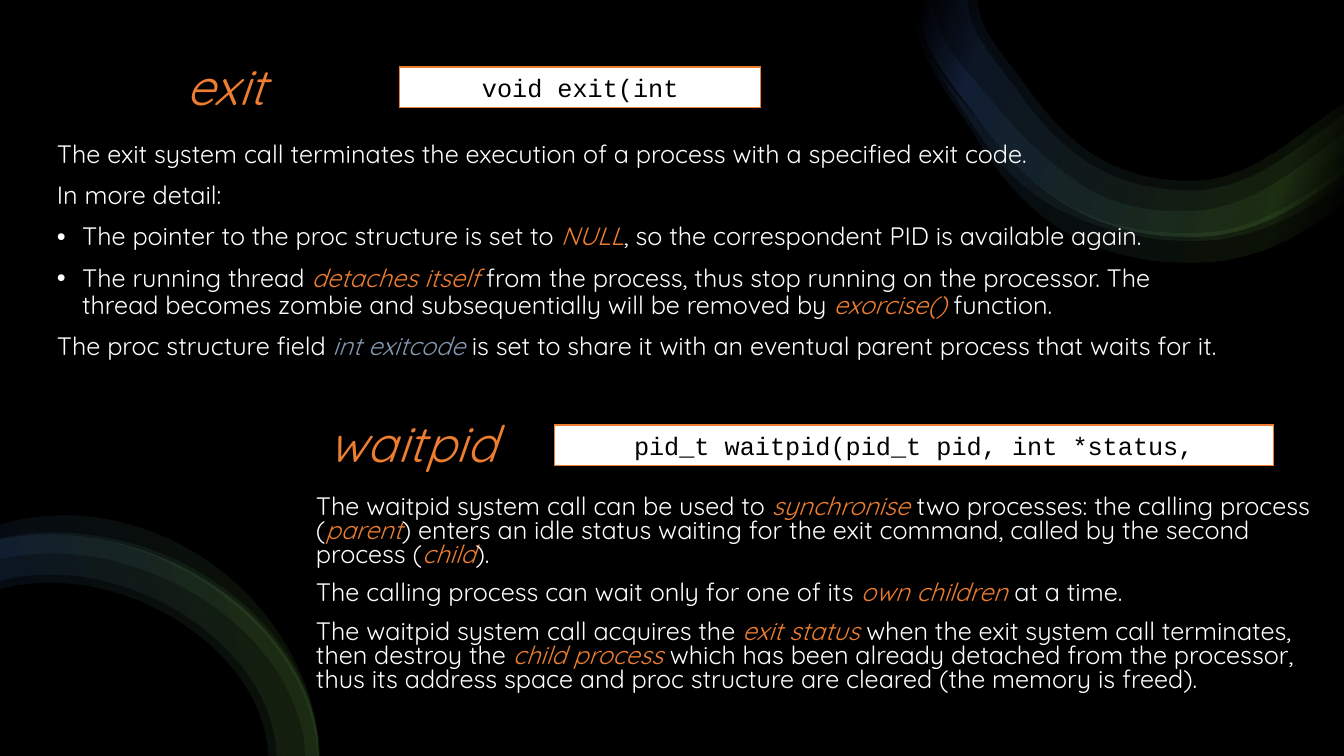
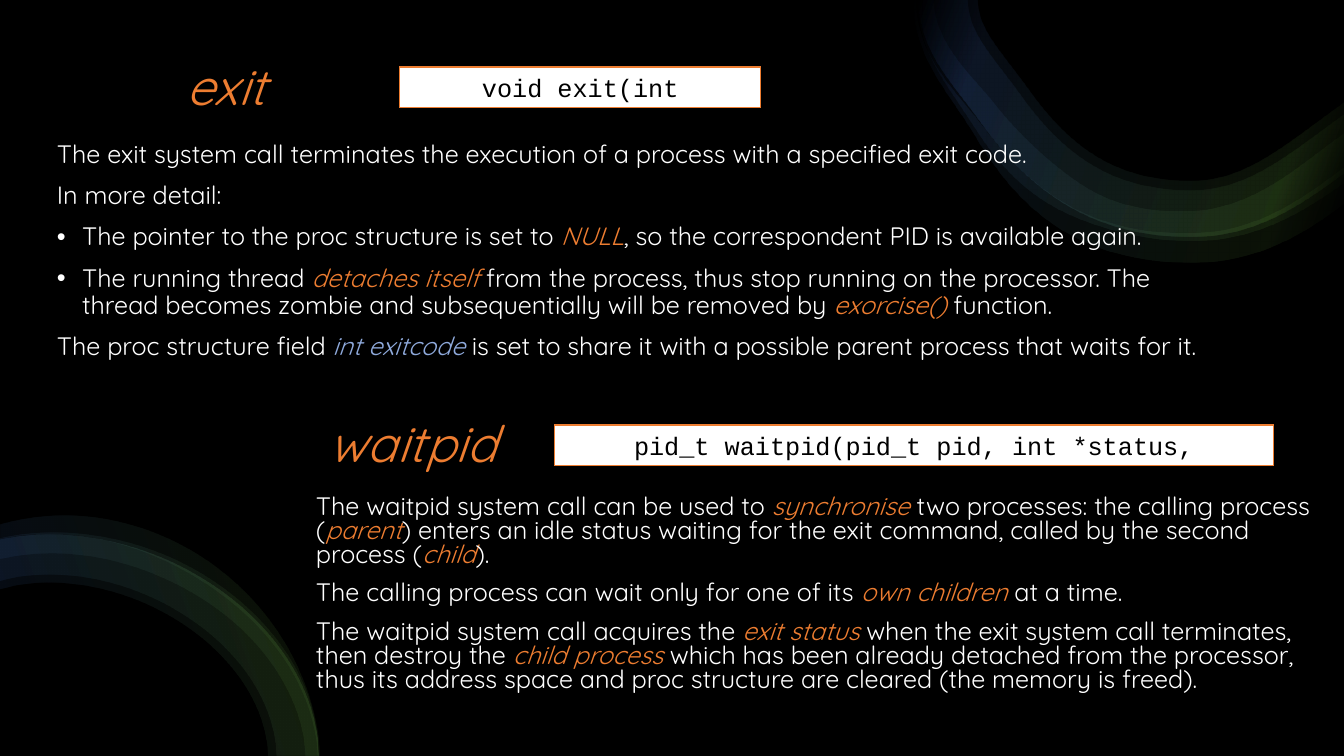
Before and after one commit to DavideAlta/OS161-shell, a slide deck: slide 7 of OS161-shell.pptx. Drawn at 1344x756 pixels with LibreOffice and Linux fonts; fonts in the diff are those of the drawing. Boxes give left, top, right and bottom in pixels: in the first picture for what was removed or moved away, otherwise in the second. Text is boxed around its words. In the diff, an @@ line names an element or a change of style, - is before the commit and + after.

```diff
--- a/OS161-shell.pptx
+++ b/OS161-shell.pptx
@@ text at (57,336,1196,360): text changed @@
-The proc structure field int exitcode is set to share it with an eventual parent process that waits for it.
+The proc structure field int exitcode is set to share it with a possible parent process that waits for it.
```
Also in this commit, not shown: 10 other slides changed.
